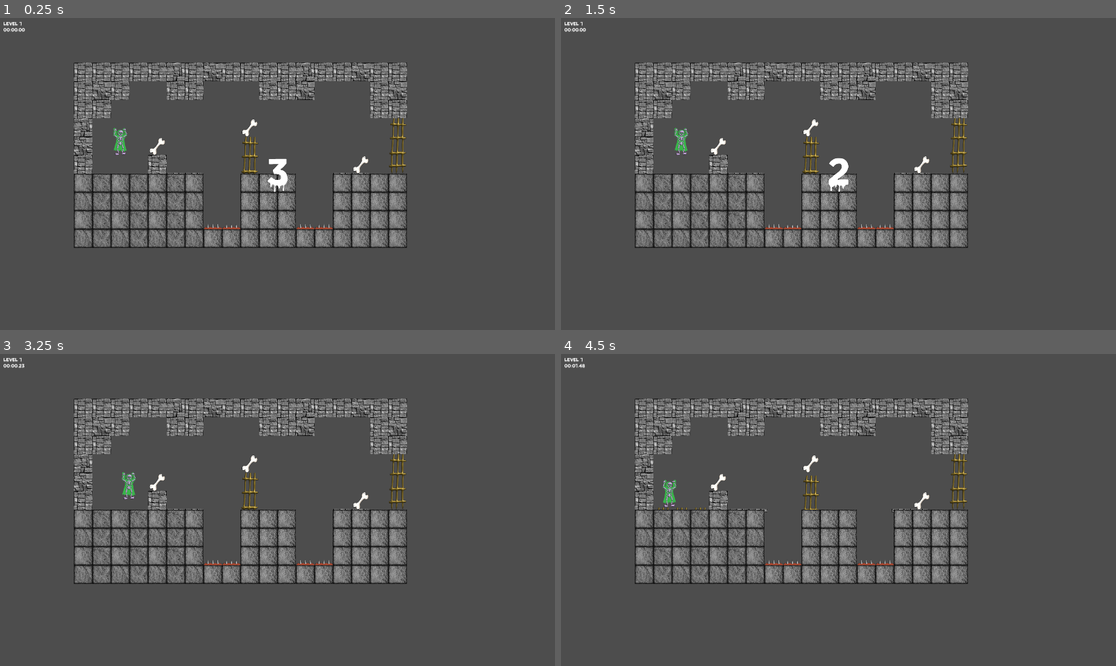
Above: before the commit, frames 1-4 (two rows, left to right).
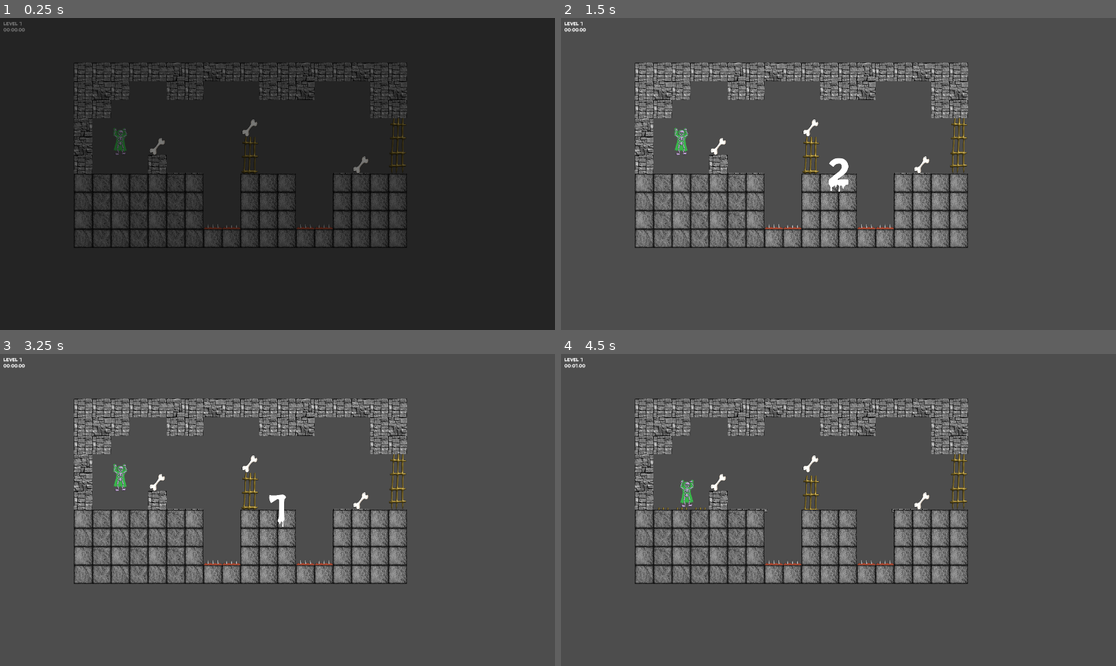
Above: after the commit, the same moments.

Repository: Drew-Wagner/Spectros
Game: Godot game, scene res://scenes/game.tscn
The game is run twice, just before and just after one commit, with the same random seed, the same clock (stepped at 60 frames per second) and the same inputs.
Inputs:
- Up to frame 1 (0.25 s): no input
- Up to frame 2 (1.5 s): tap Space (toggle) at 0.6, 1.35 s; tap Enter at 1.25 s
- Up to frame 3 (3.25 s): tap Space (toggle) at 2, 2.1, 2.85 s; tap Enter at 2.75 s
- Up to frame 4 (4.5 s): tap Space (toggle) at 3.6, 4.35 s

The runs differ from the first frame. In frame 1, 98% of the frame differs, in the area x 0-100%, y 0-100%; in frame 2, nothing differs; in frame 3, 0.4%; in frame 4, 0.3%.

Commit message:
fade levels in / out configureable wait time

Diff:
--- a/scenes/game.tscn
+++ b/scenes/game.tscn
@@ -1,13 +1,50 @@
-[gd_scene load_steps=9 format=3 uid="uid://4usjiwbxajd8"]
+[gd_scene load_steps=12 format=3 uid="uid://4usjiwbxajd8"]
 
 [ext_resource type="Script" path="res://scripts/game_manager.gd" id="1_rnd3o"]
 [ext_resource type="PackedScene" uid="uid://dd560qxrjfygt" path="res://scenes/levels/Level1.tscn" id="2_12uj8"]
-[ext_resource type="PackedScene" uid="uid://baqpc0dwmi5lf" path="res://scenes/levels/template.tscn" id="3_4xwov"]
+[ext_resource type="PackedScene" uid="uid://cv0l7e2lhe25l" path="res://scenes/levels/template.tscn" id="3_4xwov"]
 [ext_resource type="AudioStream" uid="uid://bofpqflybv72u" path="res://sounds/LEVIER_GJ_FOL_Lever_Off.wav" id="3_o2w25"]
 [ext_resource type="AudioStream" uid="uid://1tc4ak1mjpo1" path="res://sounds/LEVIER_GJ_FOL_Lever_On.wav" id="4_5x8y0"]
 [ext_resource type="AudioStream" uid="uid://nxnmjshhis2c" path="res://sounds/LEVIER_GJ_STATE_Win.wav" id="5_f3xnp"]
 [ext_resource type="PackedScene" uid="uid://bxhcsdlxckv2k" path="res://scenes/main_character.tscn" id="5_iqaxe"]
 [ext_resource type="AudioStream" uid="uid://ota274s1y71i" path="res://sounds/LEVIER_GJ_STATE_Lose.wav" id="6_006ic"]
+
+[sub_resource type="Animation" id="Animation_v8w17"]
+resource_name = "fade"
+length = 0.5
+tracks/0/type = "value"
+tracks/0/imported = false
+tracks/0/enabled = true
+tracks/0/path = NodePath(".:color")
+tracks/0/interp = 1
+tracks/0/loop_wrap = true
+tracks/0/keys = {
+"times": PackedFloat32Array(0, 0.5),
+"transitions": PackedFloat32Array(1, 1),
+"update": 0,
+"values": [Color(0, 0, 0, 0), Color(0, 0, 0, 1)]
+}
+
+[sub_resource type="Animation" id="Animation_pmnll"]
+length = 0.001
+tracks/0/type = "value"
+tracks/0/imported = false
+tracks/0/enabled = true
+tracks/0/path = NodePath(".:color")
+tracks/0/interp = 1
+tracks/0/loop_wrap = true
+tracks/0/keys = {
+"times": PackedFloat32Array(0),
+"transitions": PackedFloat32Array(1),
+"update": 0,
+"values": [Color(1, 1, 1, 0)]
+}
+
+[sub_resource type="AnimationLibrary" id="AnimationLibrary_8x8ek"]
+_data = {
+"RESET": SubResource("Animation_pmnll"),
+"fade": SubResource("Animation_v8w17")
+}
 
 [node name="game" type="Node2D"]
 script = ExtResource("1_rnd3o")
@@ -57,6 +94,20 @@
 layout_mode = 2
 text = "00:00.00"
 
+[node name="ColorRect" type="ColorRect" parent="CanvasLayer"]
+anchors_preset = 15
+anchor_right = 1.0
+anchor_bottom = 1.0
+grow_horizontal = 2
+grow_vertical = 2
+color = Color(1, 1, 1, 0)
+
+[node name="SceneTransitionAnimPlayer" type="AnimationPlayer" parent="CanvasLayer/ColorRect"]
+unique_name_in_owner = true
+libraries = {
+"": SubResource("AnimationLibrary_8x8ek")
+}
+
 [node name="AudioStreamPlayer2D" type="AudioStreamPlayer2D" parent="."]
 
 [connection signal="killed" from="MainCharacter" to="." method="on_character_die"]
--- a/scripts/game_manager.gd
+++ b/scripts/game_manager.gd
@@ -10,6 +10,7 @@
 @export var toggle_sounds: Array[AudioStream]
 @export var win_sound: AudioStream
 @export var lose_sound: AudioStream
+@export var countdown_seconds: int = 3
 @export var is_countdown_enabled: bool
 
 var toggle_sound_index = 0
@@ -19,6 +20,8 @@
 @onready var time_label: Label = %TimeLabel
 @onready var audioStreamPlayer: AudioStreamPlayer2D = $AudioStreamPlayer2D
 @onready var main_character: MainCharacter = $MainCharacter
+
+@onready var scene_transition: AnimationPlayer = %SceneTransitionAnimPlayer
 
 var spawn_location: Vector2
 var is_paused: bool
@@ -39,13 +42,17 @@
 	start_level()
 
 func start_level():
-	if level_index >= levels.size():
-		return
+	pause()
 
 	if level:
 		level.queue_free()
+		scene_transition.play("fade")
+		await scene_transition.animation_finished
 
 	level_time = 0
+
+	if level_index >= levels.size():
+		return
 
 	# Spawn in level
 	level = levels[level_index].instantiate() as BaseLevel
@@ -57,24 +64,20 @@
 	time_label.text = "00:00.00"
 
 	respawn()
+
+	scene_transition.play_backwards("fade")
+	await scene_transition.animation_finished
+
 	# Countdown
 	if is_countdown_enabled:
-		pause()
 		count_down.show()
-		count_down.text = "3"
-		get_tree().create_timer(1).timeout.connect(
-			func ():
-				count_down.text = "2")
-		get_tree().create_timer(2).timeout.connect(
-			func ():
-				count_down.text = "1")
+		for i in range(countdown_seconds, 0, -1):
+			count_down.text = str(i)
+			await get_tree().create_timer(1).timeout
 
-		get_tree().create_timer(3.0).timeout.connect(
-			func():
-				count_down.text = ""
-				count_down.hide()
-				unpause()
-		)
+	count_down.text = ""
+	count_down.hide()
+	unpause()
 
 
 # Called every frame. 'delta' is the elapsed time since the previous frame.
